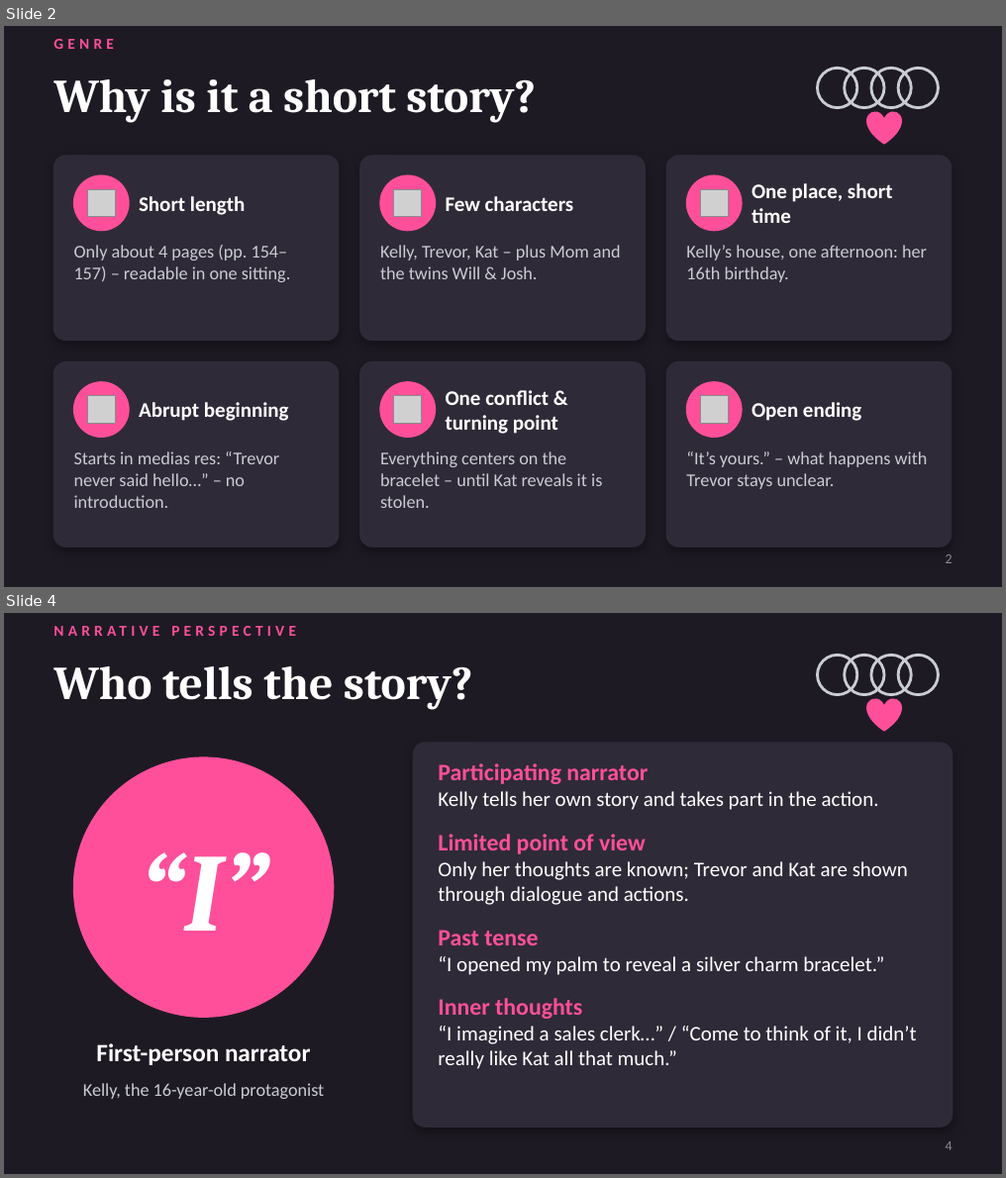
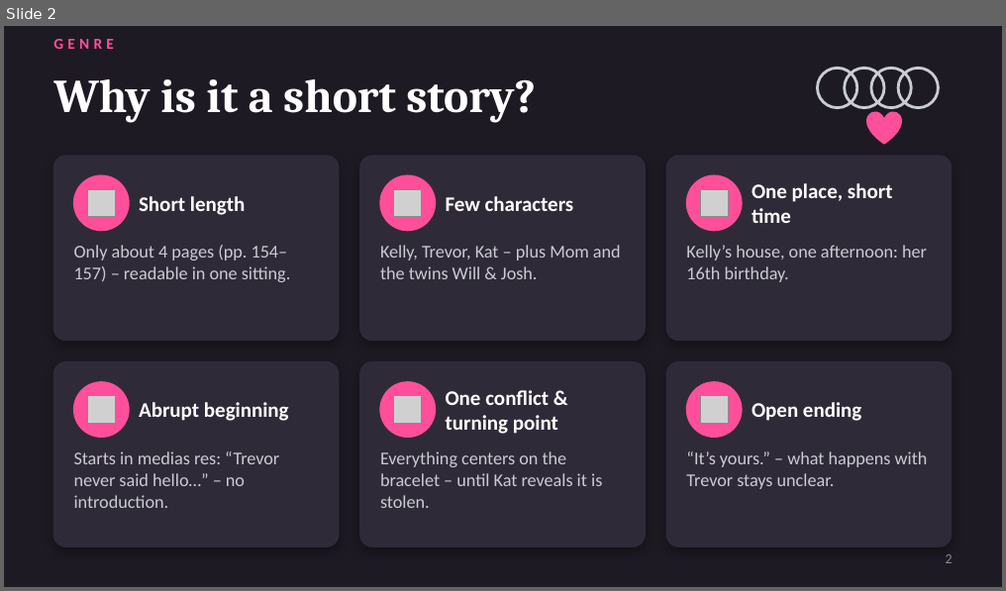
Before and after one commit to timilimi07-crypto/timi, a slide deck: bracelet/The_Bracelet.pptx. Shown one above the other, each under a label of ours: slides 2 and 4 before the commit, slide 2 after it; the slides between them are not shown. The pictures are 1006x1178 and 1006x591 pixels, drawn with LibreOffice and Linux fonts; fonts in the diff are those of the drawing; grey boxes stand for pictures. Boxes give left, top, right and bottom in pixels: in the first picture for what was removed or moved away, otherwise in the second. Text is boxed around its words. In the diff, an @@ line names an element or a change of style, - is before the commit and + after.

```diff
--- a/bracelet/The_Bracelet.pptx
+++ b/bracelet/The_Bracelet.pptx
@@ slide 4 removed at [4,613,1002,1174], background #1E1A24 @@
@@ text removed at [54,621,652,651] @@
-NARRATIVE PERSPECTIVE
@@ title removed at [54,666,473,709] @@
-Who tells the story?
@@ ellipse removed at [818,655,857,695] @@
@@ ellipse removed at [845,655,884,695] @@
@@ ellipse removed at [871,655,911,695] @@
@@ ellipse removed at [898,655,938,695] @@
@@ heart removed at [867,699,901,731] @@
@@ ellipse removed at [74,758,334,1017] @@
@@ rounded rectangle removed at [413,743,952,1127] @@
@@ text removed at [438,763,917,1069] @@
-Participating narrator
-Kelly tells her own story and takes part in the action.
-Limited point of view
-Only her thoughts are known; Trevor and Kat are shown through dialogue and actions.
-Past tense
-“I opened my palm to reveal a silver charm bracelet.”
-Inner thoughts
-“I imagined a sales clerk…” / “Come to think of it, I didn’t really like Kat all that much.”
@@ text removed at [140,853,267,931] @@
-“I”
@@ text removed at [96,1044,310,1065] @@
-First-person narrator
@@ text removed at [83,1083,324,1099] @@
-Kelly, the 16-year-old protagonist
@@ page number removed at [945,1142,952,1151] @@
-4
```
Also in this commit, not shown: 2 slides added, 1 other slide removed.
